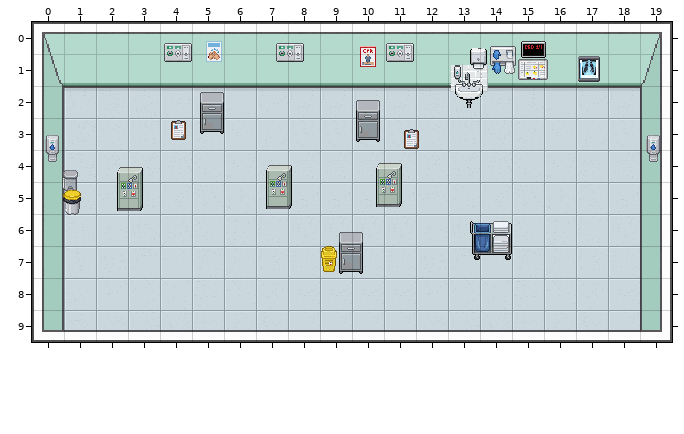
Tiled map (JSON): public/break_escape/assets/rooms/room_hospital_ward.tmj. The first picture shows the starting point.
Cells are 32x32 px. Shown: x 0..19, y 0..9.
And afterwards:
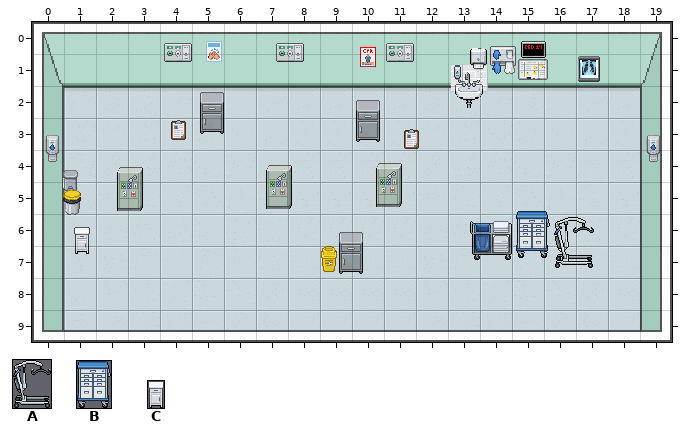
Key: from "objects/hospital_extras": A 105 "patient_hoist1", B 106 "drug_trolley1", C 107 "bedside_cabinet_slim1".
Objects are placed by their top-left corner, in cells (3,4 is the top-left corner of cell 3,4); size is 1x1 cell unless given.
What changed:
Layer "items":
A new object: C "bedside_cabinet_slim1" at 1.3,6.4 size 0.5x0.8.
A new object: B "drug_trolley1" at 15.1,5.9 size 1.1x1.5.
A new object: A "patient_hoist1" at 16.3,6.1 size 1.2x1.6.
